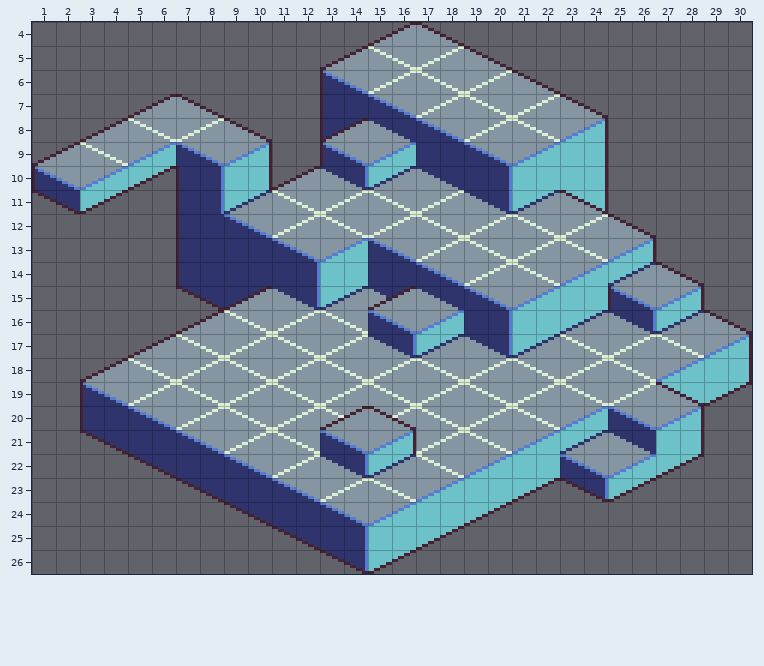
Level history. Tiled map: assets/map/demo/map.tmx. This is how it looked before the edit.
Cells are 8x8 px. Shown: x 1..30, y 4..26.
After:
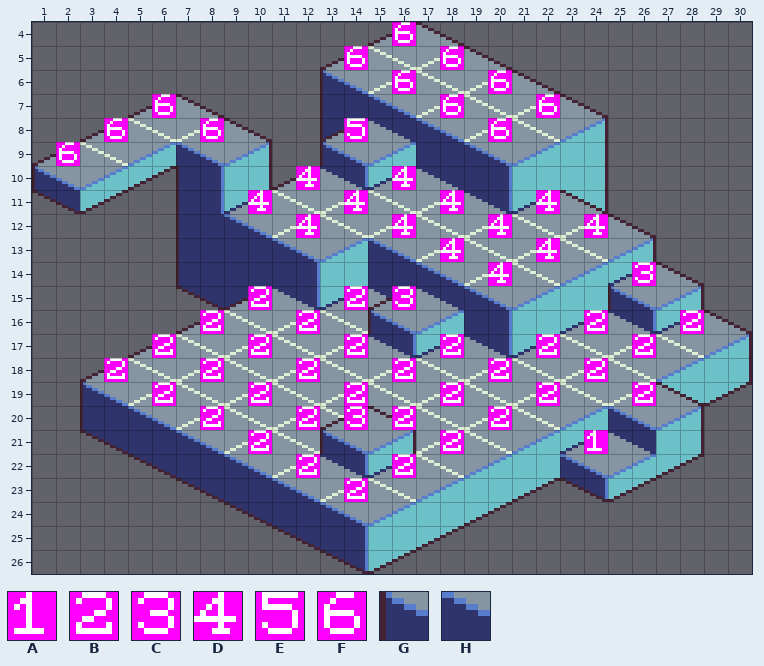
Key: from "attributes": A 49, B 50, C 51, D 52, E 53, F 54; from "tileset": G 148, H 166.
_ is an empty cell.
Tiles of an added or newly shown layer are drawn over the layers below it.
Log entry: added height map to map.tmx & bake tool
The exact change:
Layer "high":
The edit turns tile H into tile G in row 16 at x 15; in row 21 at x 13.
Layer "height" (added):
There is now tile A in row 21 at x 24.
There is now tile B in row 15 at x 10 and 14; in row 16 at x 8, 12, 24 and 28; in row 17 at x 6, 10, 14, 18, 22 and 26; in row 18 at x 4, 8, 12, 16, 20 and 24; in row 19 at x 6, 10, 14, 18, 22 and 26; in row 20 at x 8, 12, 16 and 20.
There is now tile B in row 21 at x 10 and 18; in row 22 at x 12 and 16; in row 23 at x 14.
There is now tile C in row 14 at x 26; in row 15 at x 16; in row 20 at x 14.
There is now tile D in row 10 at x 12 and 16; in row 11 at x 10, 14, 18 and 22; in row 12 at x 12, 16, 20 and 24; in row 13 at x 18 and 22; in row 14 at x 20.
There is now tile E in row 8 at x 14.
There is now tile F in row 4 at x 16; in row 5 at x 14 and 18; in row 6 at x 16 and 20; in row 7 at x 6, 18 and 22; in row 8 at x 4, 8 and 20; in row 9 at x 2.
